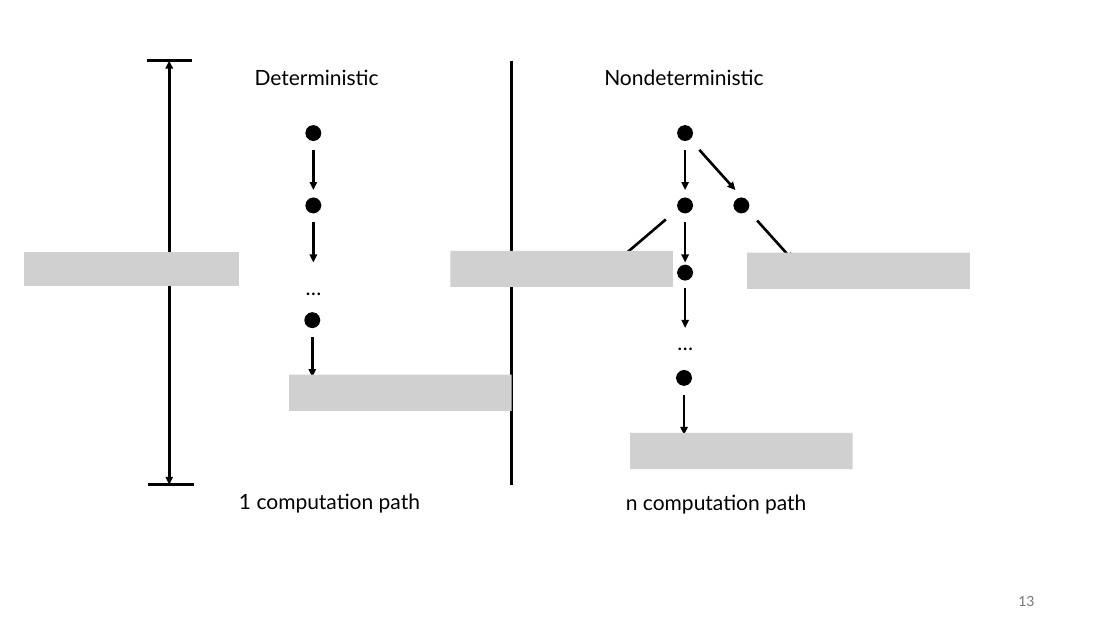
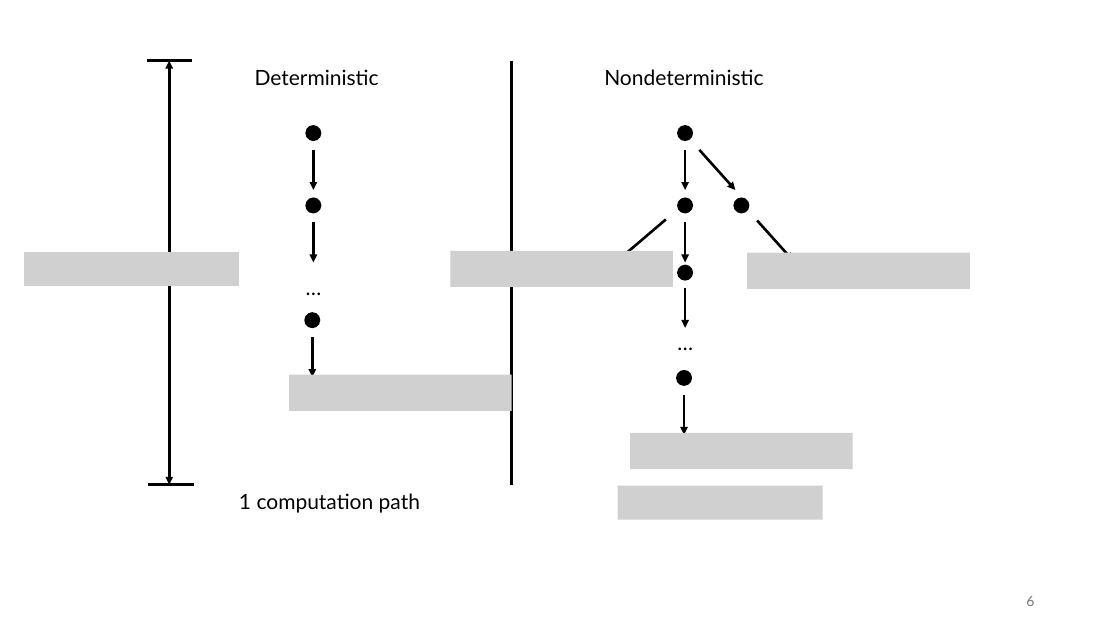
Before and after one commit to vutuanhai237/CourseMaterialsUIT, a slide deck: slide 6 of SExxx-Quantum computng/Slide/x. On Problems Quantum Computers Can Solve Efficiently (template).pptx (slide 13 before the commit). Drawn at 1120x630 pixels with LibreOffice and Linux fonts; fonts in the diff are those of the drawing; grey boxes stand for pictures. Boxes give left, top, right and bottom in pixels: in the first picture for what was removed or moved away, otherwise in the second. Text is boxed around its words. In the diff, an @@ line names an element or a change of style, - is before the commit and + after.

```diff
--- a/SExxx-Quantum computng/Slide/x. On Problems Quantum Computers Can Solve Efficiently (template).pptx
+++ b/SExxx-Quantum computng/Slide/x. On Problems Quantum Computers Can Solve Efficiently (template).pptx
@@ picture added at [618,486,823,519] @@
@@ text removed at [626,494,806,514] @@
-n computation path
@@ page number at [1026,596,1034,606]: text changed @@
-13
+6
```
Also in this commit, not shown: 16 other slides changed, 1 slide added, 11 slides removed, 3 other files.
